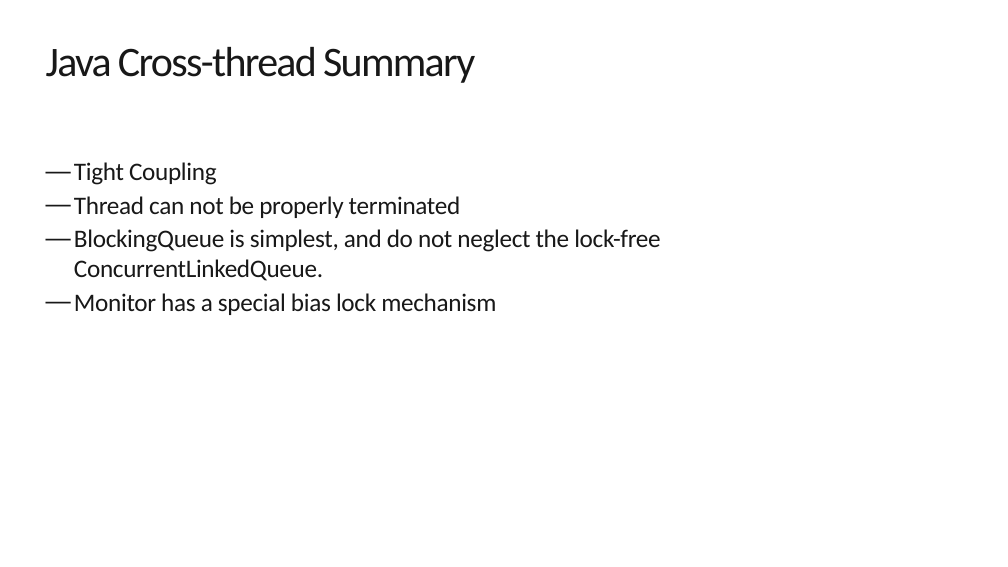
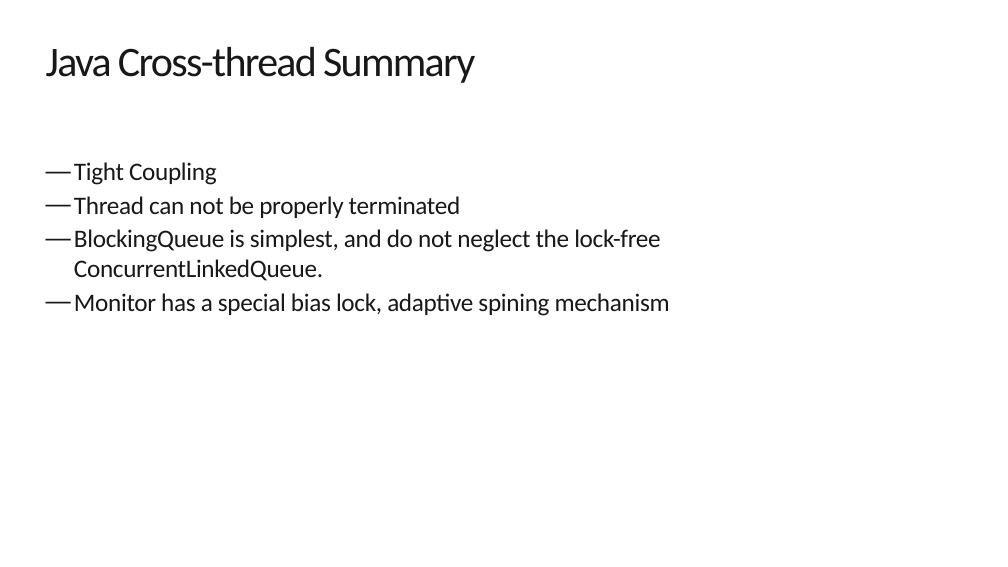
Before and after one commit to exiaoqu/ProducerConsumerProblemInJava, a slide deck: slide 28 of Producer and Consumer in Java.pptx. Drawn at 1008x567 pixels with LibreOffice and Linux fonts; fonts in the diff are those of the drawing; background and template pictures are left out. Boxes give left, top, right and bottom in pixels: in the first picture for what was removed or moved away, otherwise in the second. Text is boxed around its words. In the diff, an @@ line names an element or a change of style, - is before the commit and + after.

```diff
--- a/Producer and Consumer in Java.pptx
+++ b/Producer and Consumer in Java.pptx
@@ text at (x1=74, y1=293, x2=670, y2=316): text changed @@
-— Monitor has a special bias lock mechanism
+— Monitor has a special bias lock, adaptive spining mechanism
```
Also in this commit, not shown: 1 other slide changed.
